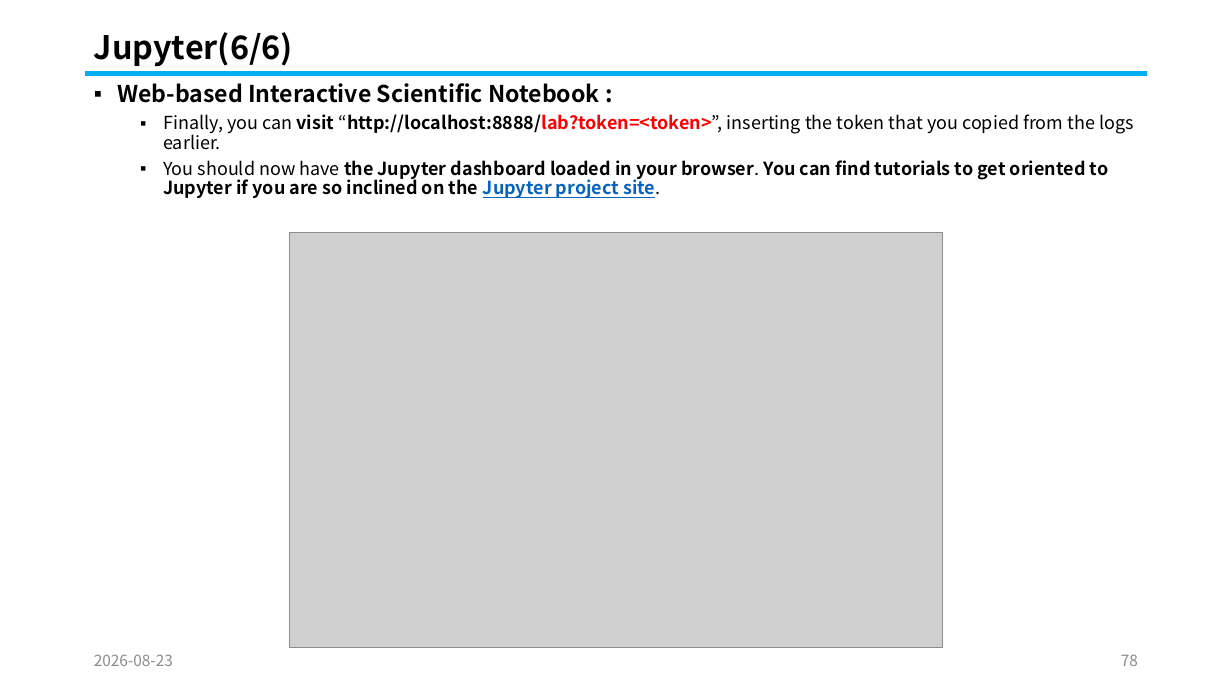
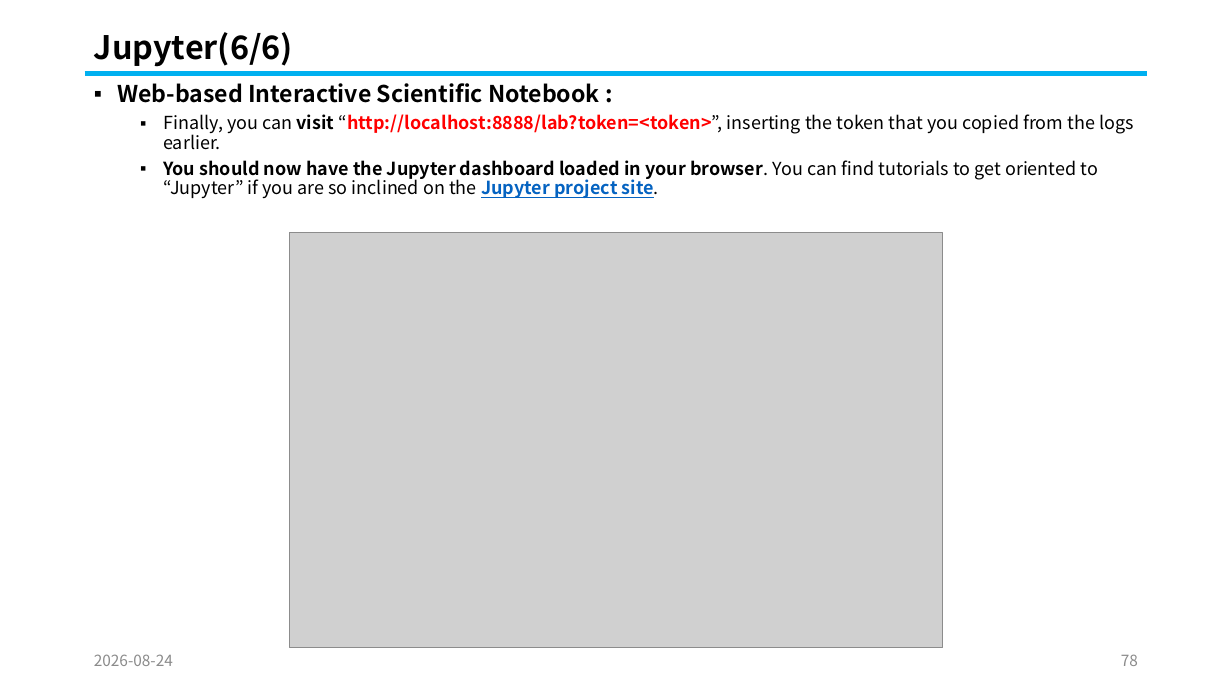
Before and after one commit to knix008/TestSimulator, a slide deck: slide 78 of Kubernetes/Kubernetes Part 05-2026.08.25.pptx. Drawn at 1232x693 pixels with LibreOffice and Linux fonts; fonts in the diff are those of the drawing; grey boxes stand for pictures. Boxes give left, top, right and bottom in pixels: in the first picture for what was removed or moved away, otherwise in the second. Text is boxed around its words. In the diff, an @@ line names an element or a change of style, - is before the commit and + after.

```diff
--- a/Kubernetes/Kubernetes Part 05-2026.08.25.pptx
+++ b/Kubernetes/Kubernetes Part 05-2026.08.25.pptx
@@ text at box(163, 114, 1134, 150): text colour #000000 to #FF0000 in "“http://localhost:8888/lab?token=<token>”," @@
@@ text at box(163, 160, 1098, 198): text changed @@
-  ▪ You should now have the Jupyter dashboard loaded in your browser. You can find tutorials to get oriented to Jupyter if you are so inclined on the Jupyter project site.
+  ▪ You should now have the Jupyter dashboard loaded in your browser. You can find tutorials to get oriented to “Jupyter” if you are so inclined on the Jupyter project site.
@@ text at box(94, 654, 173, 666): text changed @@
-2026-08-23
+2026-08-24
```
Also in this commit, not shown: 101 other slides changed, 17 other files.
